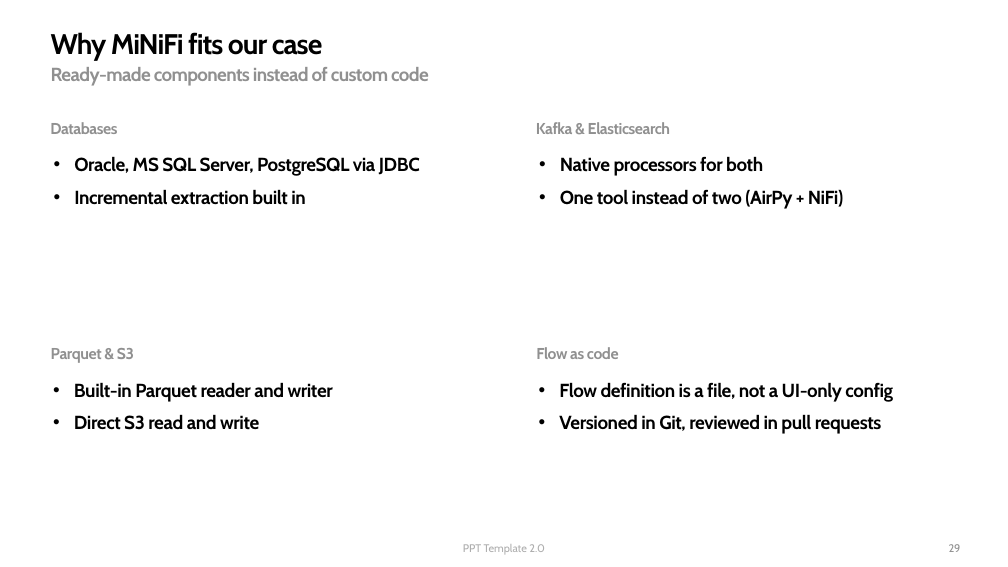
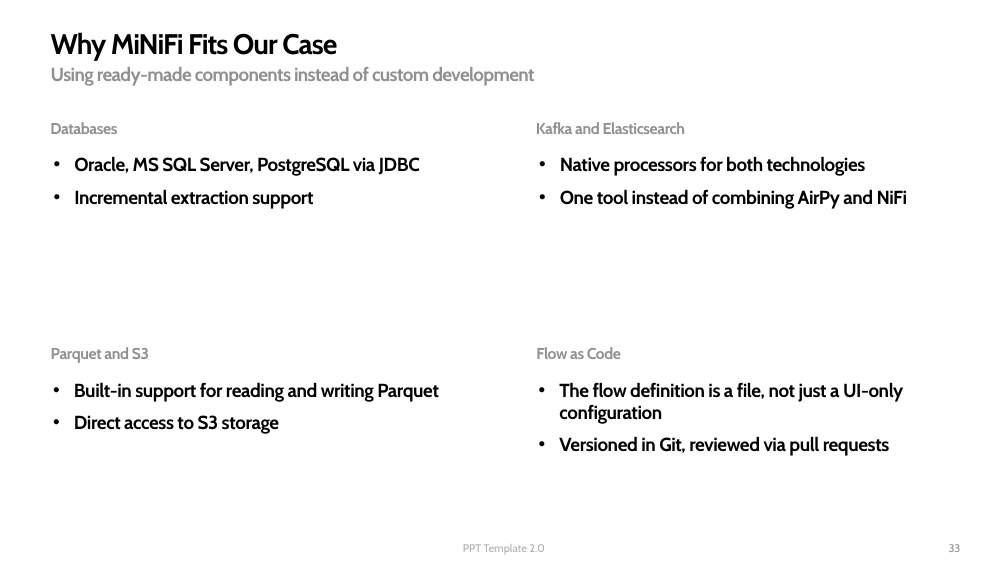
Before and after one commit to captjerzi-pixel/kb_jer, a slide deck: slide 33 of MiNiFi_pilot.pptx (slide 29 before the commit). Drawn at 1008x567 pixels with LibreOffice and Linux fonts; fonts in the diff are those of the drawing; background and template pictures are left out. Boxes give left, top, right and bottom in pixels: in the first picture for what was removed or moved away, otherwise in the second. Text is boxed around its words. In the diff, an @@ line names an element or a change of style, - is before the commit and + after.

```diff
--- a/MiNiFi_pilot.pptx
+++ b/MiNiFi_pilot.pptx
@@ text at (51, 32, 337, 60): text changed @@
-Why MiNiFi fits our case
+Why MiNiFi Fits Our Case
@@ text at (51, 67, 534, 86): text changed @@
-Ready-made components instead of custom code
+Using ready-made components instead of custom development
@@ text at (536, 122, 685, 134): text changed @@
-Kafka & Elasticsearch
+Kafka and Elasticsearch
@@ text at (560, 156, 908, 209): text changed @@
-        • Native processors for both
-        • One tool instead of two (AirPy + NiFi)
+        • Native processors for both technologies
+        • One tool instead of combining AirPy and NiFi
@@ text at (74, 189, 313, 209): text changed @@
-        • Incremental extraction built in
+        • Incremental extraction support
@@ text at (51, 347, 149, 363): text changed @@
-Parquet & S3
+Parquet and S3
@@ text at (536, 347, 621, 359): text changed @@
-Flow as code
+Flow as Code
@@ text at (74, 382, 439, 434): text changed @@
-    • Built-in Parquet reader and writer
-    • Direct S3 read and write
+    • Built-in support for reading and writing Parquet
+    • Direct access to S3 storage
@@ text at (559, 382, 903, 456): text changed @@
-    • Flow definition is a file, not a UI-only config
-    • Versioned in Git, reviewed in pull requests
+    • The flow definition is a file, not just a UI-only configuration
+    • Versioned in Git, reviewed via pull requests
```
Also in this commit, not shown: 1 other slide changed, 10 slides added.
